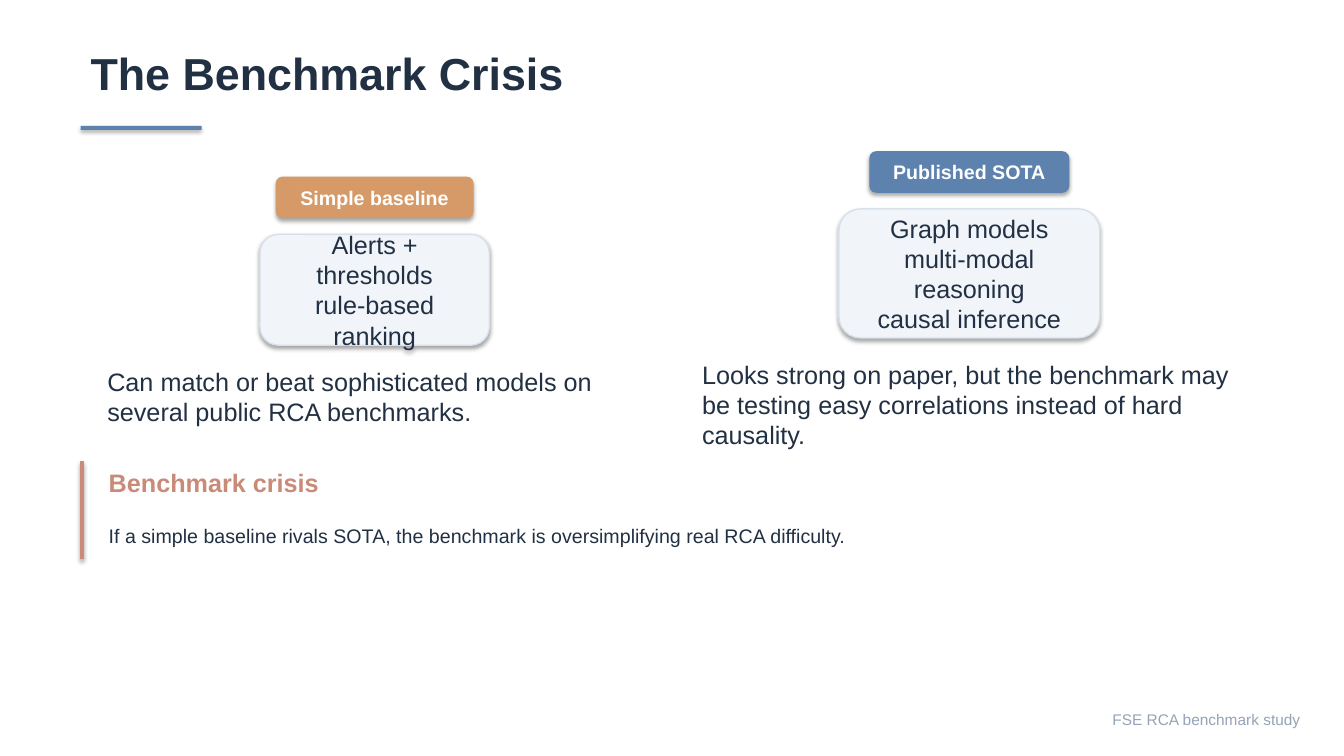
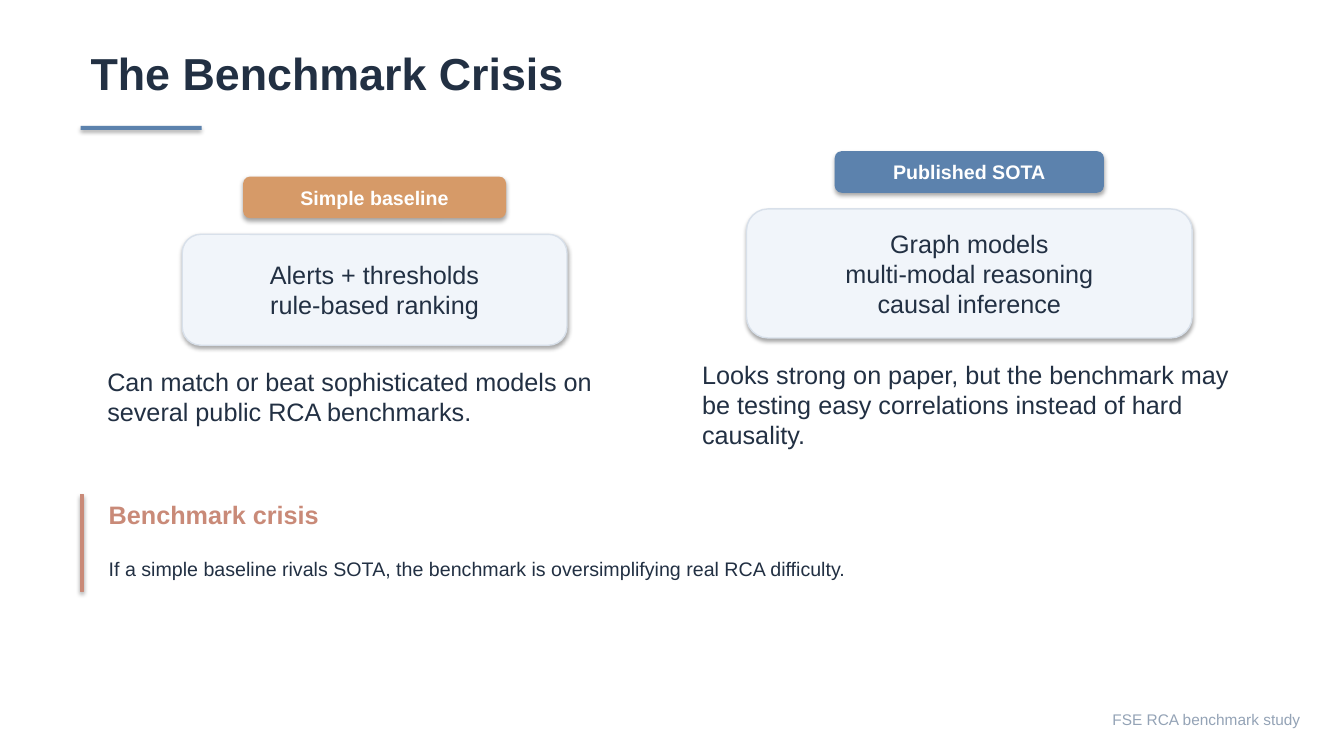
Before and after one commit to Lincyaw/paperops, a slide deck: slide 7 of examples/self-intro/diagnostic_world_model.pptx (slide 8 before the commit). Drawn at 1344x756 pixels with LibreOffice and Linux fonts; fonts in the diff are those of the drawing. Boxes give left, top, right and bottom in pixels: in the first picture for what was removed or moved away, otherwise in the second. Text is boxed around its words. In the diff, an @@ line names an element or a change of style, - is before the commit and + after.

```diff
--- a/examples/self-intro/diagnostic_world_model.pptx
+++ b/examples/self-intro/diagnostic_world_model.pptx
@@ rounded rectangle "Simple baseline": place and size @@
-rounded rectangle "Simple baseline" at (276, 176, 474, 218)
+rounded rectangle "Simple baseline" at (243, 176, 506, 218)
@@ rounded rectangle "Published SOTA": place and size @@
-rounded rectangle "Published SOTA" at (869, 151, 1069, 193)
+rounded rectangle "Published SOTA" at (835, 151, 1104, 193)
@@ rounded rectangle "Graph models multi-modal reasoning causal ...": place and size @@
-rounded rectangle "Graph models multi-modal reasoning causal ..." at (839, 209, 1100, 338)
+rounded rectangle "Graph models multi-modal reasoning causal ..." at (747, 209, 1193, 338)
@@ rounded rectangle "Alerts + thresholds rule-based ranking": place and size @@
-rounded rectangle "Alerts + thresholds rule-based ranking" at (260, 235, 489, 346)
+rounded rectangle "Alerts + thresholds rule-based ranking" at (182, 235, 568, 346)
@@ 2 texts, 1 rectangle: place and size @@
-2 texts, 1 rectangle at (81, 462, 844, 559)
+2 texts, 1 rectangle at (81, 495, 844, 592)
```
Also in this commit, not shown: 15 other slides changed, 2 slides added, 3 slides removed, 1 other file.
